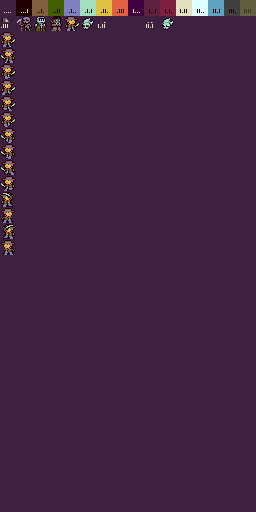
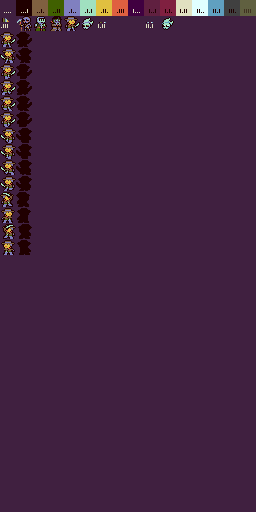
Comparing the layer stacks of the two 256 × 512 images. Changes:
removed layer "Layer 5" over left=16, top=32, right=32, bottom=255
added layer "Color Fill 4" in group "hero" over left=16, top=32, right=32, bottom=255
renamed "Layer 4" to "mask", showed it, painted on it, masked it over left=16, top=32, right=32, bottom=255
renamed "idle_r" to "color", painted on it, masked it over left=16, top=32, right=32, bottom=255
